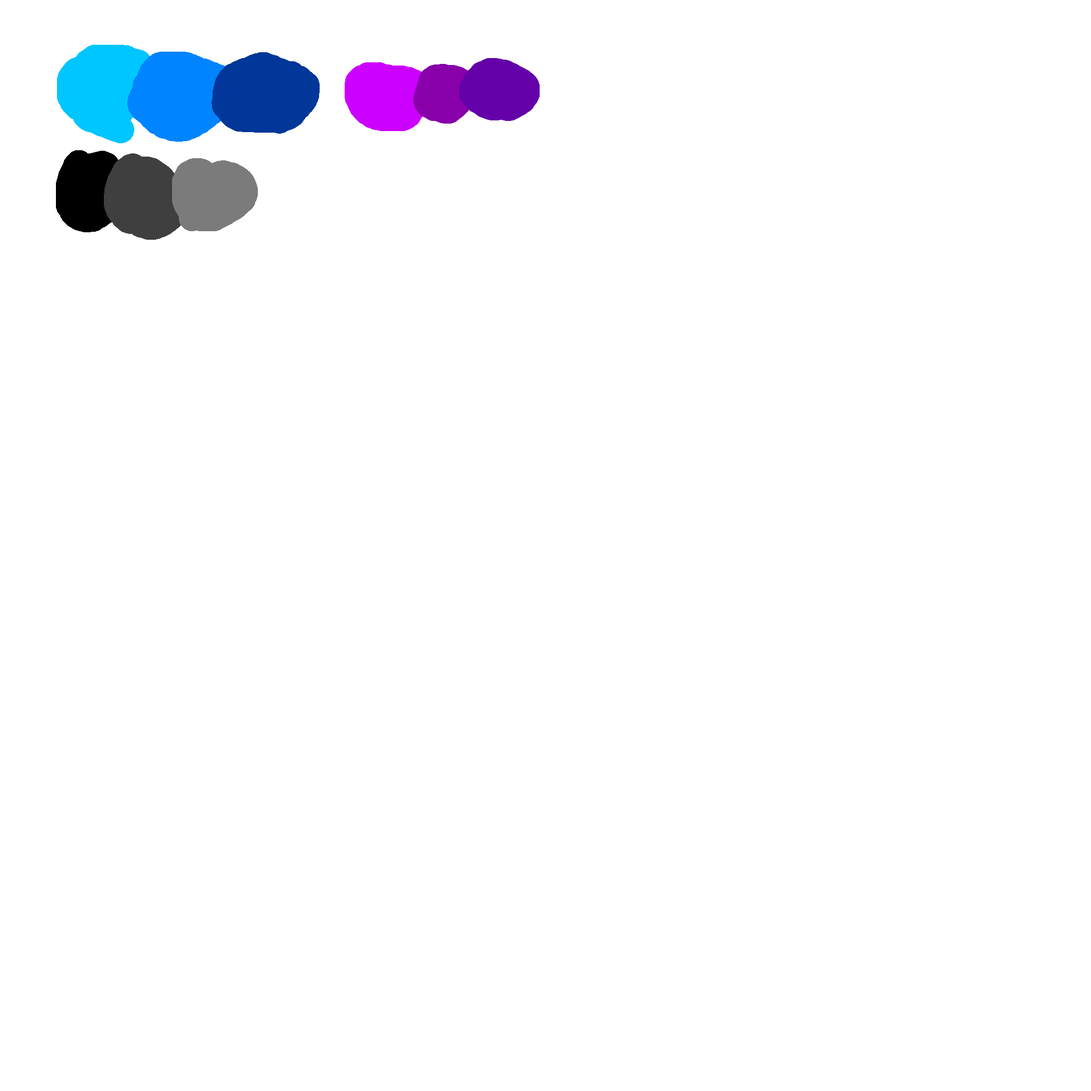
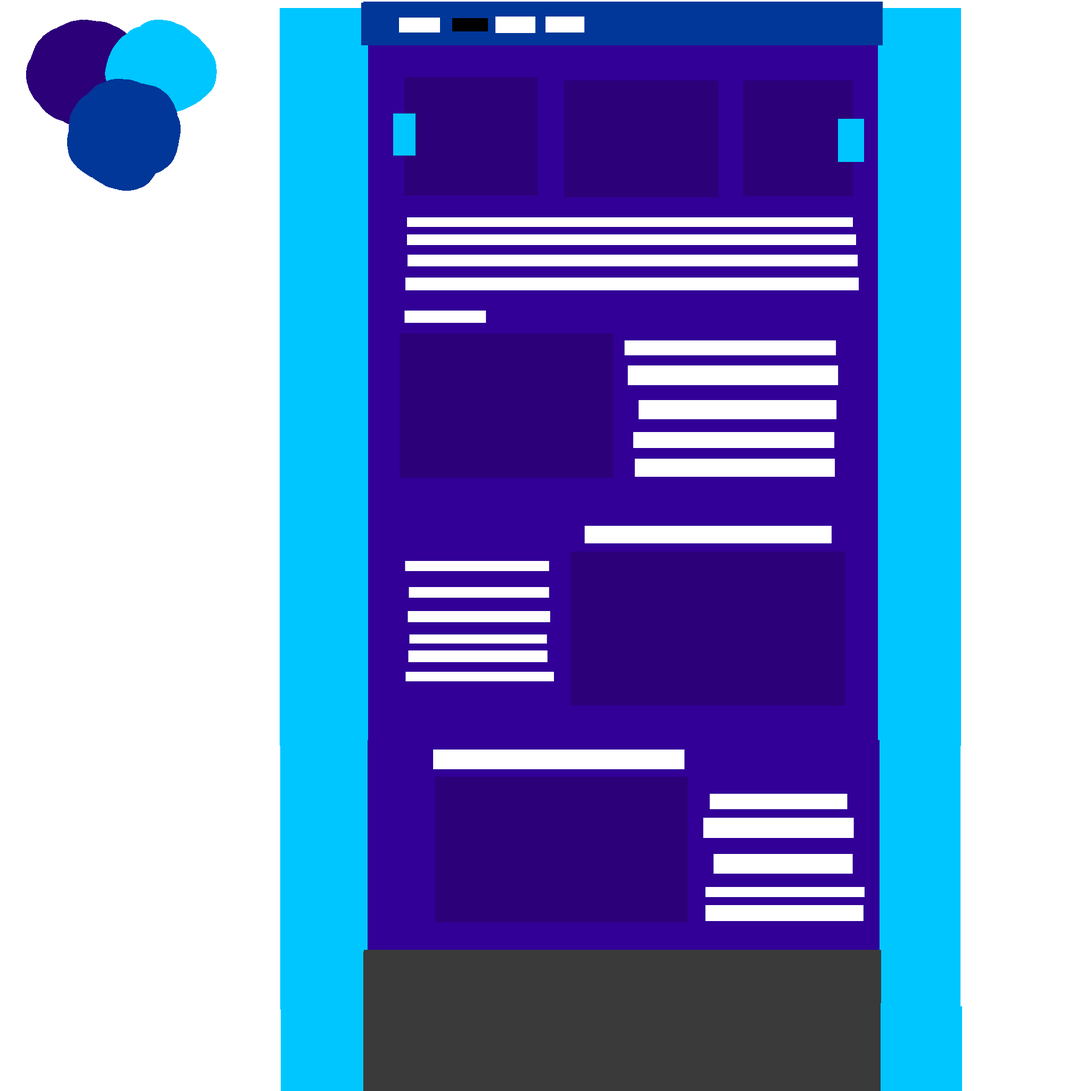
Comparing the layer stacks of the two 1091 x 1091 images. Changes:
painted on "Paint Layer 1" over (x1=26, y1=1, x2=963, y2=1091)
